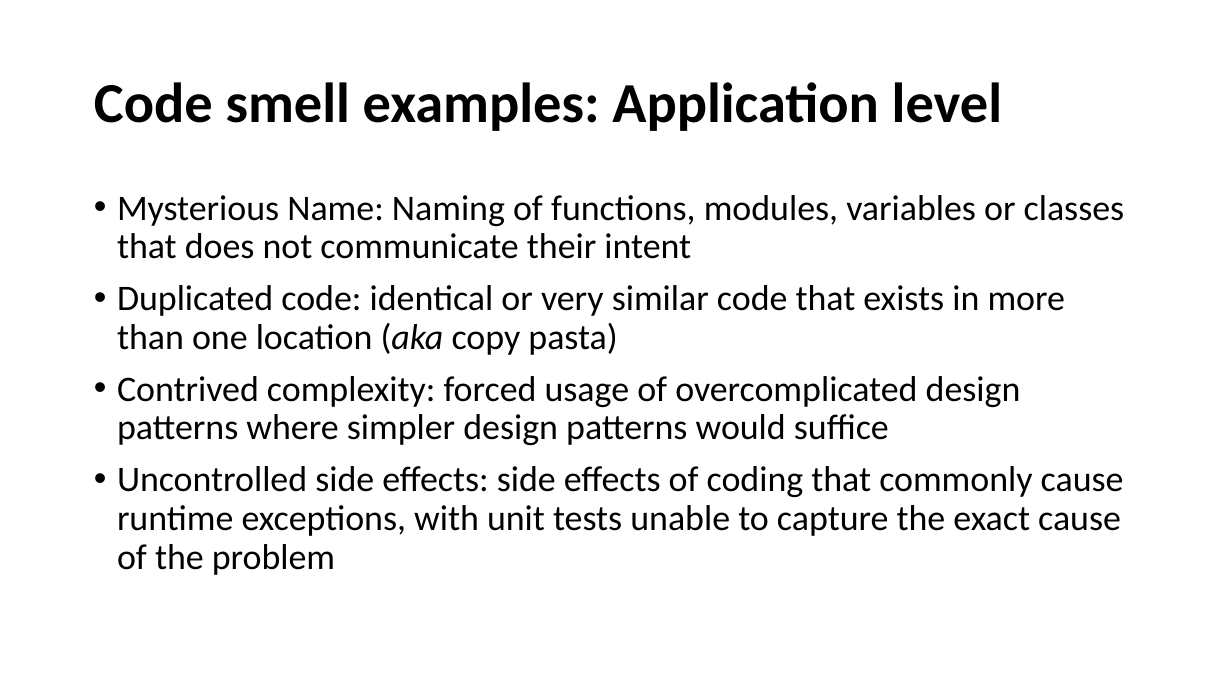
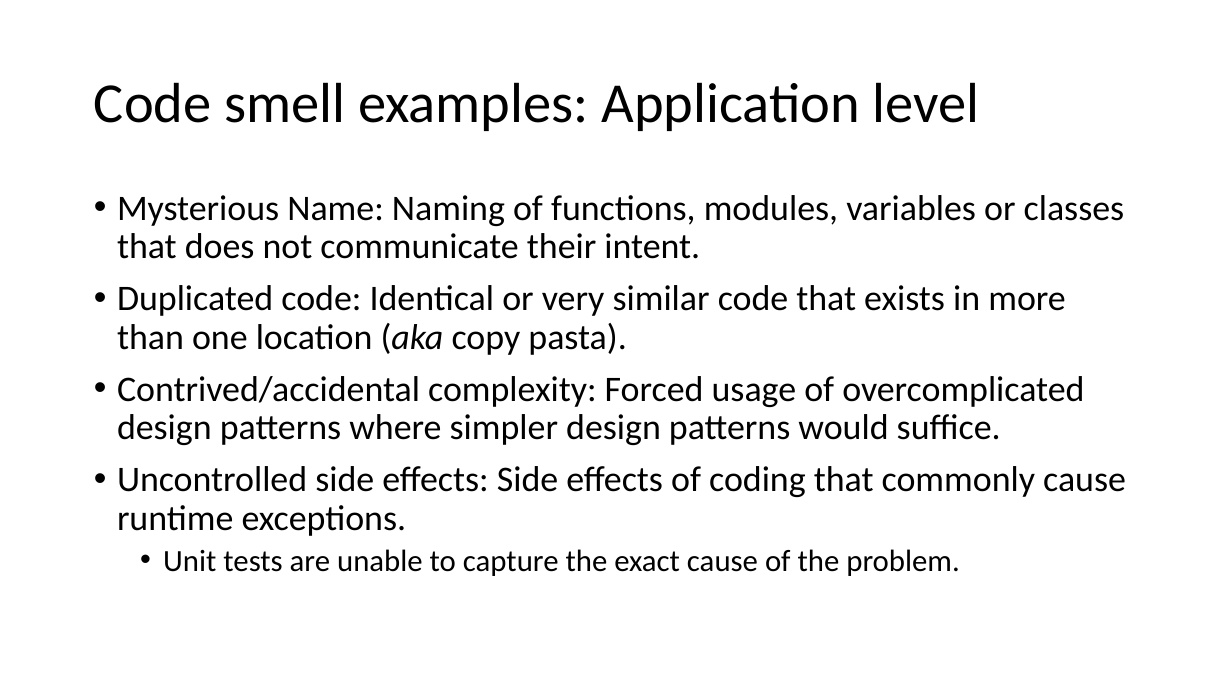
Before and after one commit to cebartling/test-driven, a slide deck: slide 3 of presentations/Code Smells.pptx. Drawn at 1232x693 pixels with LibreOffice and Linux fonts; fonts in the diff are those of the drawing. Boxes give left, top, right and bottom in pixels: in the first picture for what was removed or moved away, otherwise in the second. Text is boxed around its words. In the diff, an @@ line names an element or a change of style, - is before the commit and + after.

Commit message:
Code smells and SOLID Design Principles presentations final cut

```diff
--- a/presentations/Code Smells.pptx
+++ b/presentations/Code Smells.pptx
@@ title "Code smell examples: Application level" at [94,82,980,131]: bold off @@
@@ text at [117,195,1126,576]: text changed @@
-• Mysterious Name: Naming of functions, modules, variables or classes that does not communicate their intent
-• Duplicated code: identical or very similar code that exists in more than one location (aka copy pasta)
-• Contrived complexity: forced usage of overcomplicated design patterns where simpler design patterns would suffice
-• Uncontrolled side effects: side effects of coding that commonly cause runtime exceptions, with unit tests unable to capture the exact cause of the problem
+• Mysterious Name: Naming of functions, modules, variables or classes that does not communicate their intent.
+• Duplicated code: Identical or very similar code that exists in more than one location (aka copy pasta).
+• Contrived/accidental complexity: Forced usage of overcomplicated design patterns where simpler design patterns would suffice.
+• Uncontrolled side effects: Side effects of coding that commonly cause runtime exceptions.
+  • Unit tests are unable to capture the exact cause of the problem.
```
Also in this commit, not shown: 7 other slides changed, 1 other file.
